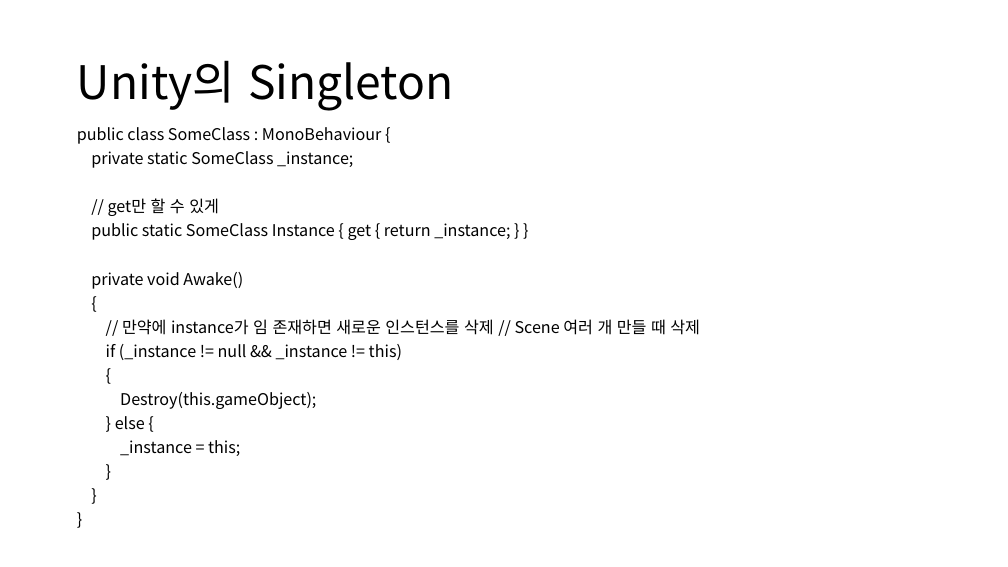
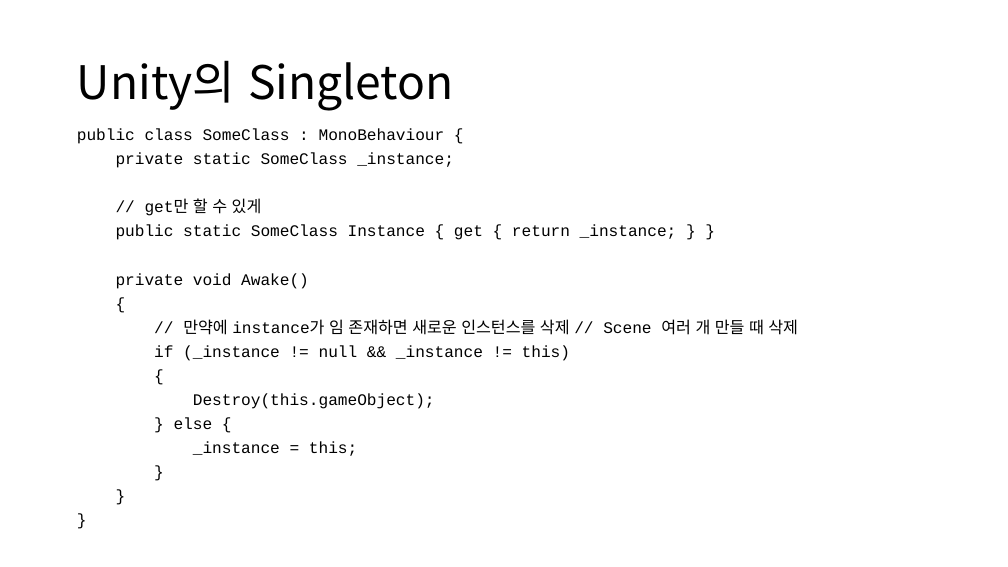
Before and after one commit to IamGroooooot/cien-unity-2019, a slide deck: slide 10 of 3주차.pptx (slide 9 before the commit). Drawn at 1008x567 pixels with LibreOffice and Linux fonts; fonts in the diff are those of the drawing. Boxes give left, top, right and bottom in pixels: in the first picture for what was removed or moved away, otherwise in the second. Text is boxed around its words. In the diff, an @@ line names an element or a change of style, - is before the commit and + after.

```diff
--- a/3주차.pptx
+++ b/3주차.pptx
@@ text "public class SomeClass : MonoBehaviour ..." at (77,128,798,456): font Noto Sans CJK KR to Courier New @@
```
Also in this commit, not shown: 7 other slides changed, 1 slide added, 1 other file.
